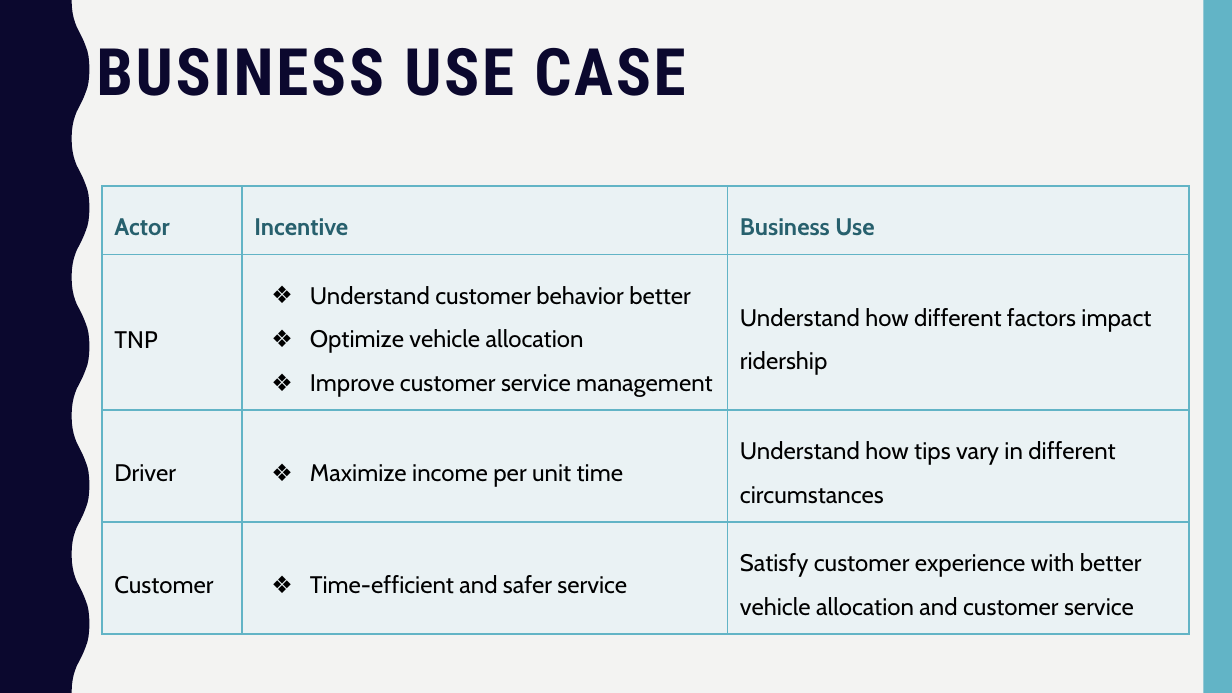
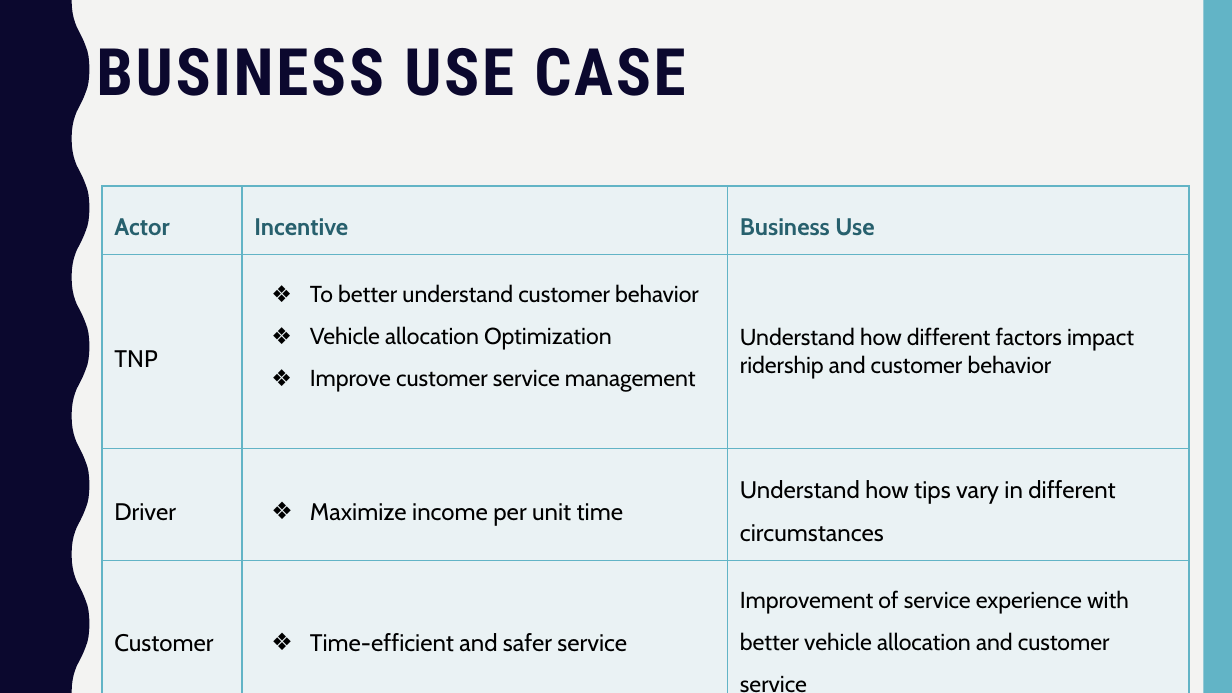
Before and after one commit to Data-Engineering-Platform-Final-Project/DEPA-FP-Files, a slide deck: slide 3 of DEPA Final Project PPT.pptx. Drawn at 1232x693 pixels with LibreOffice and Linux fonts; fonts in the diff are those of the drawing. Boxes give left, top, right and bottom in pixels: in the first picture for what was removed or moved away, otherwise in the second. Text is boxed around its words. In the diff, an @@ line names an element or a change of style, - is before the commit and + after.

```diff
--- a/DEPA Final Project PPT.pptx
+++ b/DEPA Final Project PPT.pptx
@@ table at [102, 186, 1189, 693] @@
-row 2, column 2: Understand customer behavior better / Optimize vehicle allocation / Improve customer service management
+row 2, column 2: To better understand customer behavior / Vehicle allocation Optimization / Improve customer service management
-row 2, column 3: Understand how different factors impact ridership
+row 2, column 3: Understand how different factors impact ridership and customer behavior
-row 4, column 3: Satisfy customer experience with better vehicle allocation and customer service
+row 4, column 3: Improvement of service experience with better vehicle allocation and customer service
```
Also in this commit, not shown: 2 other slides changed.
